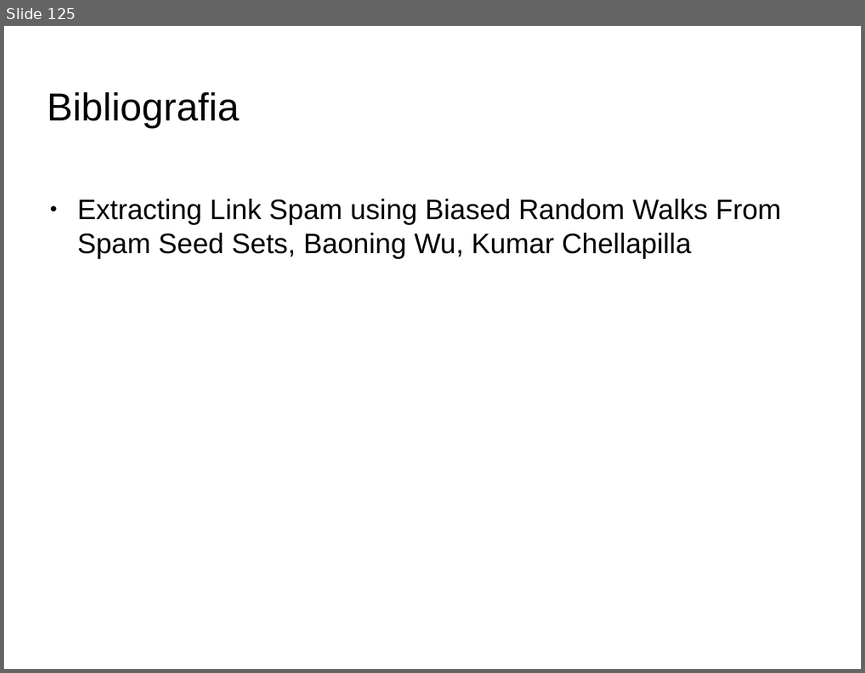
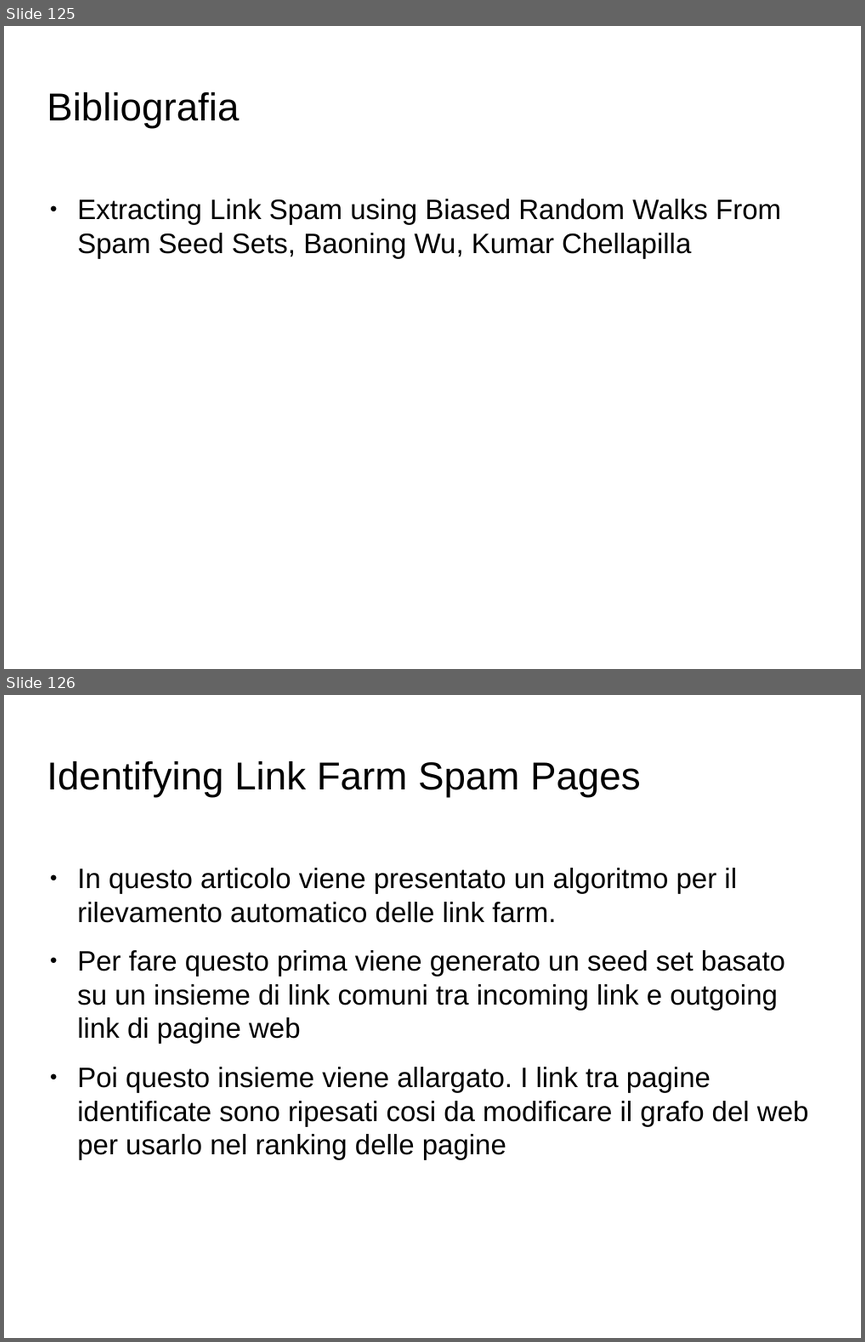
Before and after one commit to Toolanto/presentation, a slide deck: presentazione.odp. Shown one above the other, each under a label of ours: slide 125 before the commit, slides 125 and 126 after it. The pictures are 865x673 and 865x1342 pixels, drawn with LibreOffice and Linux fonts; fonts in the diff are those of the drawing; background and template pictures are left out. Boxes give left, top, right and bottom in pixels: in the first picture for what was removed or moved away, otherwise in the second. Text is boxed around its words. In the diff, an @@ line names an element or a change of style, - is before the commit and + after.

```diff
--- a/presentazione.odp
+++ b/presentazione.odp
@@ slide 126 added at <box>4,695,861,1338</box>, background picture (left out) @@
@@ title added at <box>46,761,641,798</box>, 36 pt, text #000000 @@
+Identifying Link Farm Spam Pages
@@ text added at <box>77,868,809,1160</box>, 26 pt, text #000000 @@
+● In questo articolo viene presentato un algoritmo per il rilevamento automatico delle link farm.
+● Per fare questo prima viene generato un seed set basato su un insieme di link comuni tra incoming link e outgoing link di pagine web
+● Poi questo insieme viene allargato. I link tra pagine identificate sono ripesati cosi da modificare il grafo del web per usarlo nel ranking delle pagine
```
Also in this commit, not shown: 1 slide changed, 52 other slides added.
